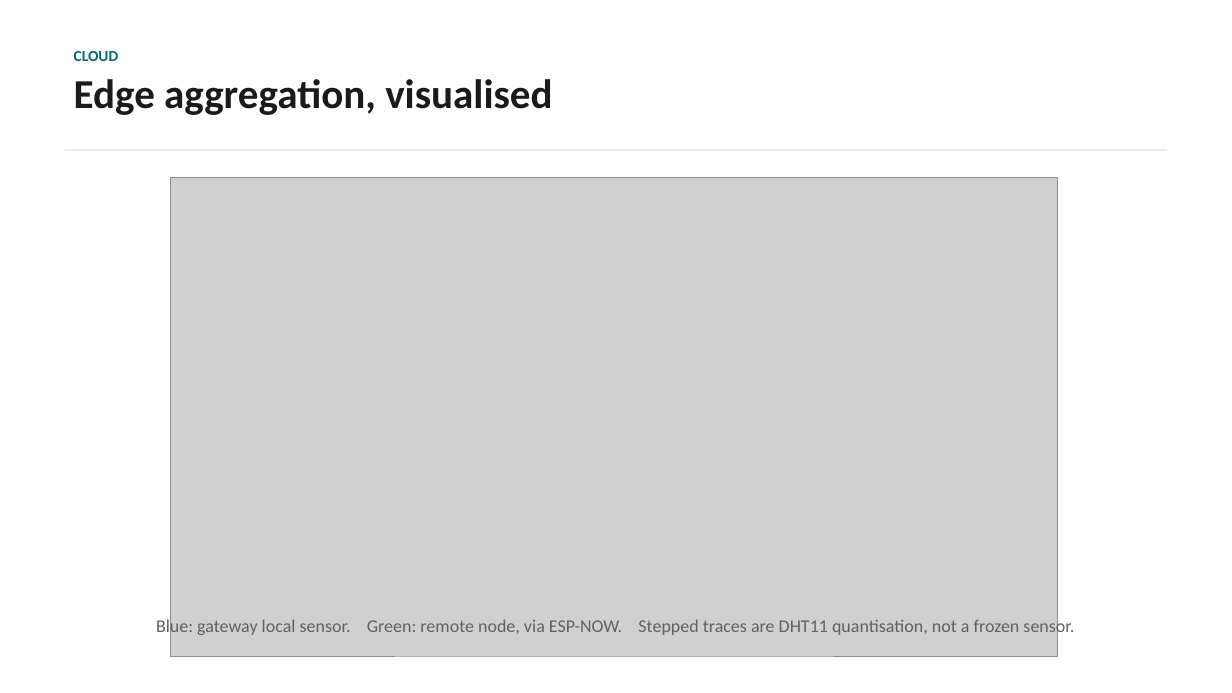
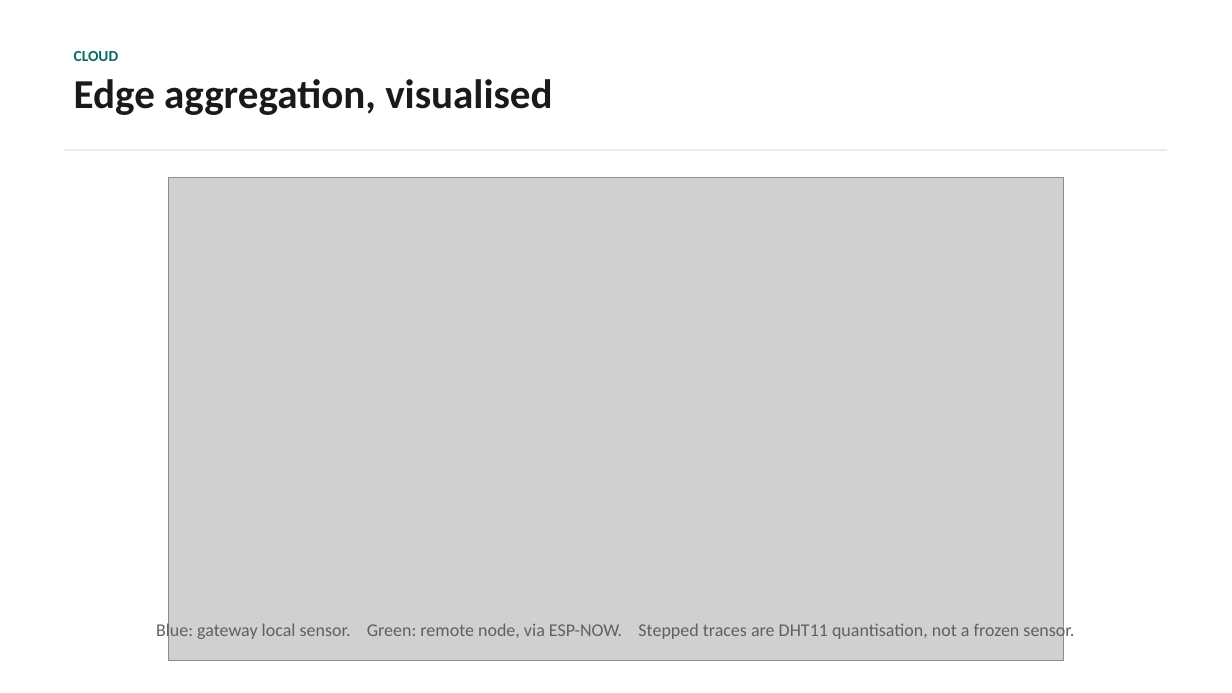
Before and after one commit to bhanuGupta1/esp32-espnow-thingsboard-gateway, a slide deck: slide 11 of PRESENTATION.pptx. Drawn at 1232x693 pixels with LibreOffice and Linux fonts; fonts in the diff are those of the drawing; grey boxes stand for pictures. Boxes give left, top, right and bottom in pixels: in the first picture for what was removed or moved away, otherwise in the second. Text is boxed around its words. In the diff, an @@ line names an element or a change of style, - is before the commit and + after.

```diff
--- a/PRESENTATION.pptx
+++ b/PRESENTATION.pptx
@@ picture: place and size @@
-picture at <box>171,177,1058,656</box>
+picture at <box>168,177,1064,661</box>
@@ text "Blue: gateway local sensor. Green: ..." at <box>156,621,1074,641</box>: line spacing 1 to 1.18; more space between paragraphs @@
```
Also in this commit, not shown: 17 other slides changed, 1 other file.
